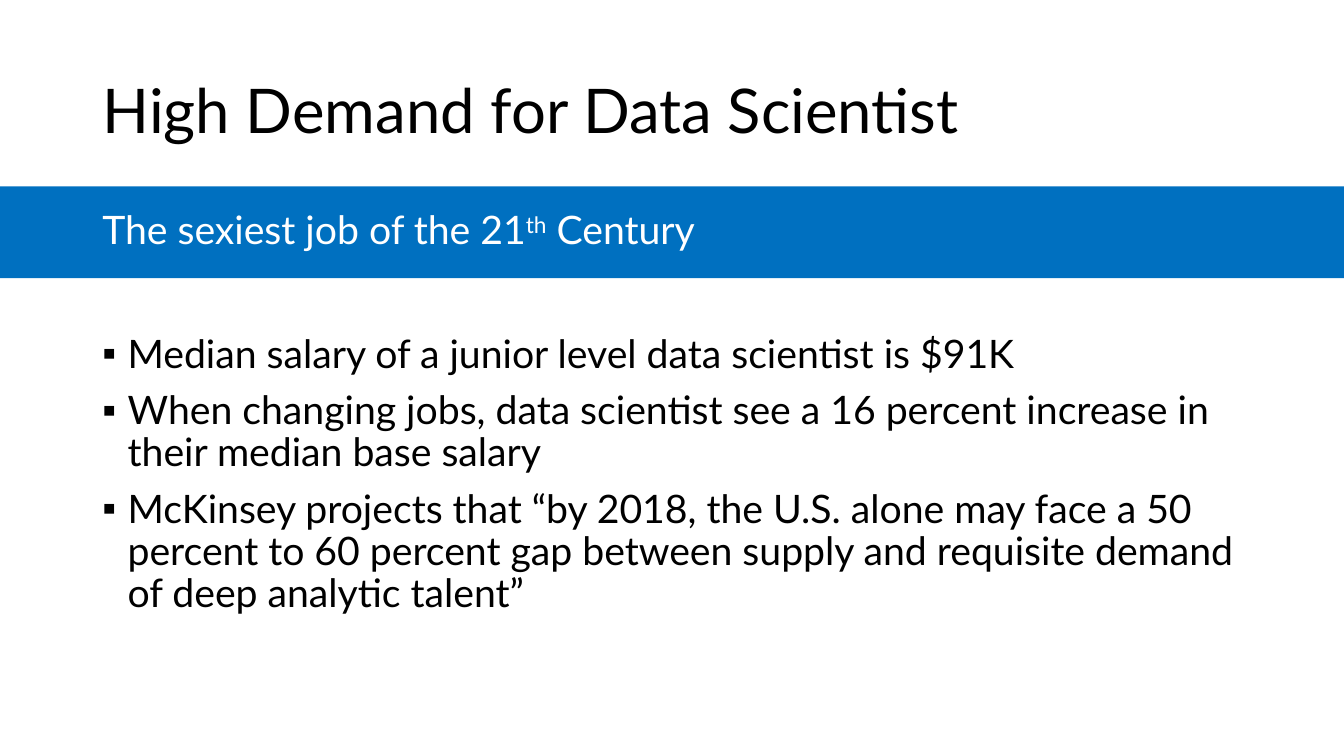
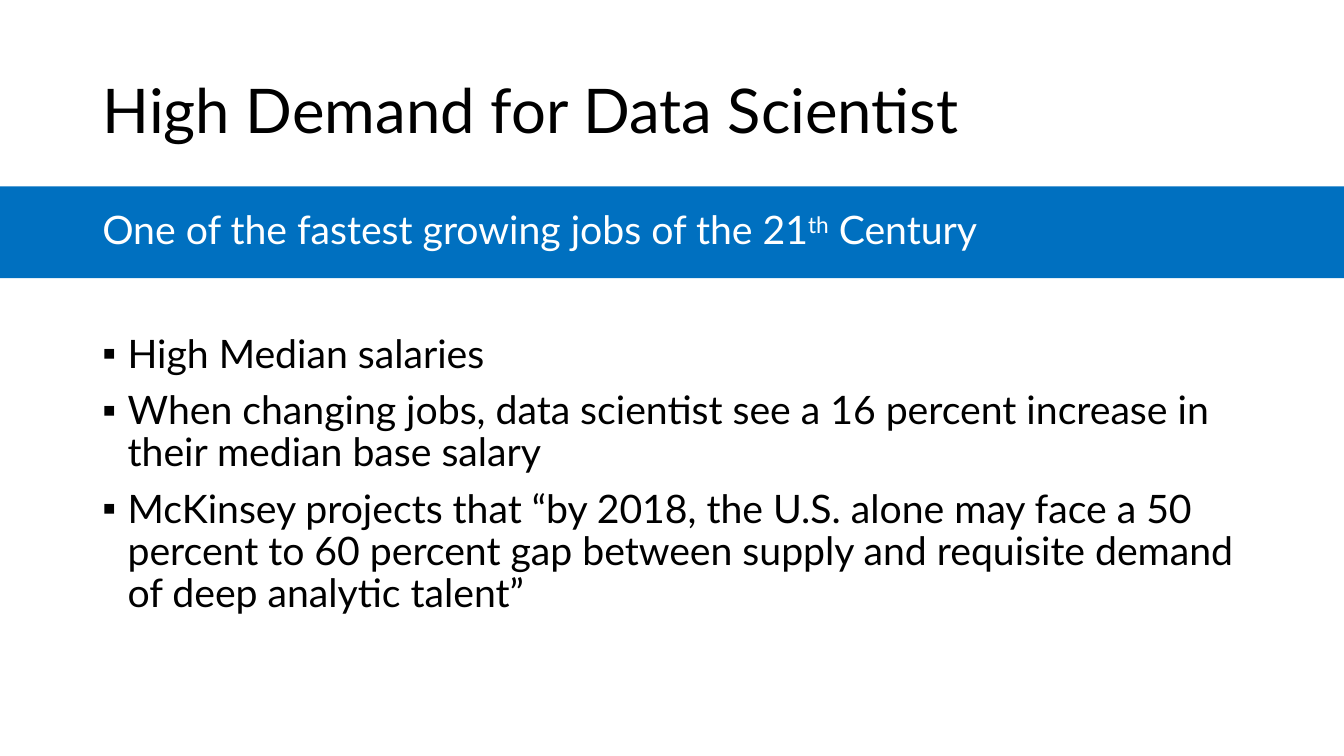
Before and after one commit to microsoft/AcademicContent, a slide deck: slide 8 of Complimentary Course Content/Module5/Lessons/Module5_Lesson1 Data Science and Machine Learning Overview.pptx. Drawn at 1344x756 pixels with LibreOffice and Linux fonts; fonts in the diff are those of the drawing. Boxes give left, top, right and bottom in pixels: in the first picture for what was removed or moved away, otherwise in the second. Text is boxed around its words. In the diff, an @@ line names an element or a change of style, - is before the commit and + after.

```diff
--- a/Complimentary Course Content/Module5/Lessons/Module5_Lesson1 Data Science and Machine Learning Overview.pptx
+++ b/Complimentary Course Content/Module5/Lessons/Module5_Lesson1 Data Science and Machine Learning Overview.pptx
@@ text at [102, 215, 977, 251]: text changed @@
-The sexiest job of the 21th Century
+One of the fastest growing jobs of the 21th Century
@@ text at [128, 339, 484, 375]: text changed @@
-▪ Median salary of a junior level data scientist is $91K
+▪ High Median salaries
```
Also in this commit, not shown: 1 slide removed.
